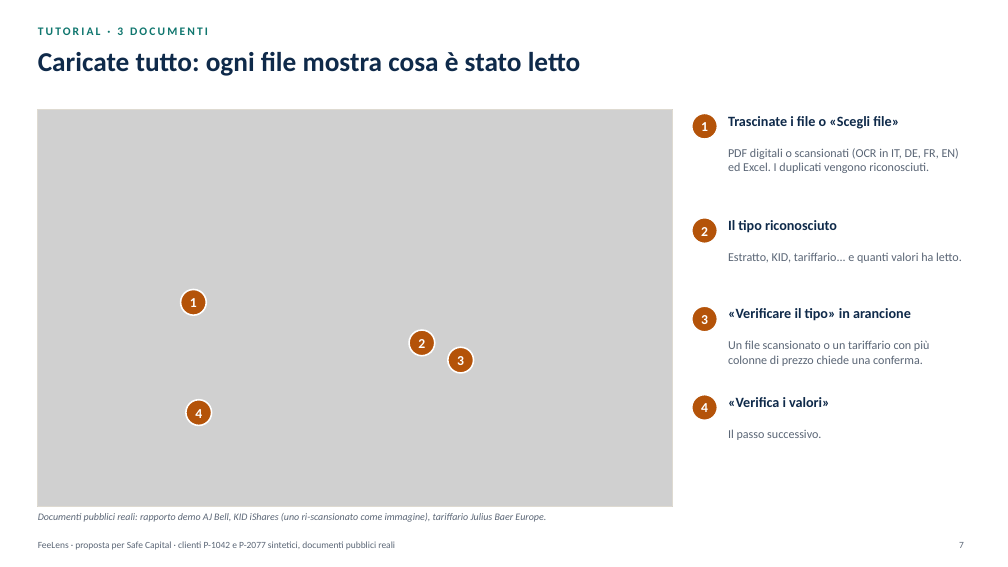
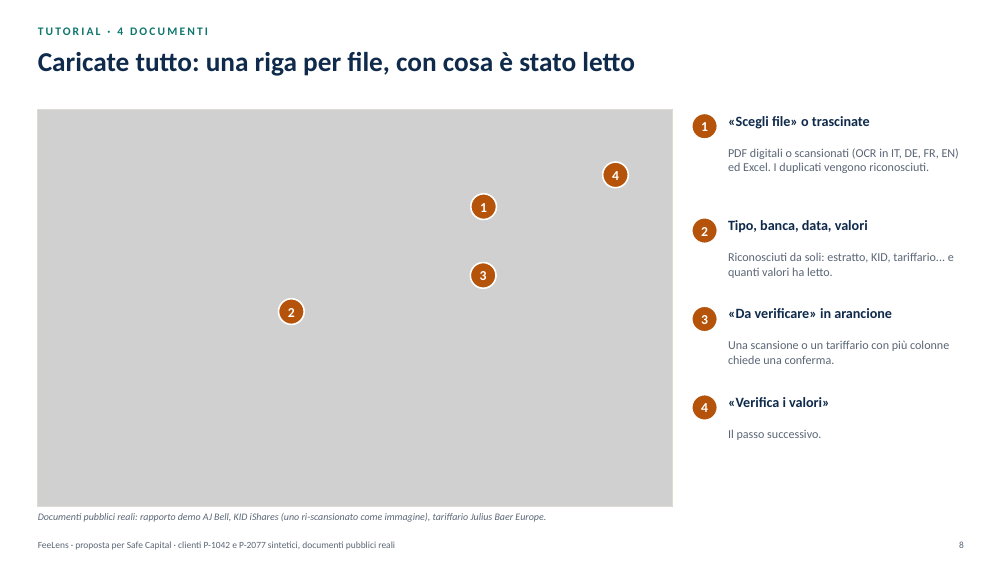
Before and after one commit to rossotti-alessandro/PortfolioCostEngine, a slide deck: slide 8 of slides/FeeLens_Proposta_IT.pptx (slide 7 before the commit). Drawn at 1008x567 pixels with LibreOffice and Linux fonts; fonts in the diff are those of the drawing; grey boxes stand for pictures. Boxes give left, top, right and bottom in pixels: in the first picture for what was removed or moved away, otherwise in the second. Text is boxed around its words. In the diff, an @@ line names an element or a change of style, - is before the commit and + after.

```diff
--- a/slides/FeeLens_Proposta_IT.pptx
+++ b/slides/FeeLens_Proposta_IT.pptx
@@ text at [38, 27, 208, 35]: text changed @@
-TUTORIAL · 3 DOCUMENTI
+TUTORIAL · 4 DOCUMENTI
@@ text at [38, 52, 635, 76]: text changed @@
-Caricate tutto: ogni file mostra cosa è stato letto
+Caricate tutto: una riga per file, con cosa è stato letto
@@ text at [728, 116, 870, 129]: text changed @@
-Trascinate i file o «Scegli file»
+«Scegli file» o trascinate
@@ text "4": place and size @@
-text "4" at [195, 409, 202, 418]
+text "4" at [612, 171, 619, 180]
@@ ellipse: place and size @@
-ellipse at [186, 400, 212, 426]
+ellipse at [603, 162, 628, 188]
@@ text "1": place and size @@
-text "1" at [190, 298, 197, 307]
+text "1" at [480, 203, 487, 212]
@@ ellipse: place and size @@
-ellipse at [181, 290, 206, 315]
+ellipse at [471, 194, 497, 219]
@@ text at [728, 220, 868, 233]: text changed @@
-Il tipo riconosciuto
+Tipo, banca, data, valori
@@ text "3": place and size @@
-text "3" at [457, 356, 464, 365]
+text "3" at [480, 271, 487, 280]
@@ ellipse: place and size @@
-ellipse at [448, 347, 473, 373]
+ellipse at [470, 262, 496, 288]
@@ text at [728, 252, 954, 278]: text changed @@
-Estratto, KID, tariffario... e quanti valori ha letto.
+Riconosciuti da soli: estratto, KID, tariffario... e quanti valori ha letto.
@@ text "2": place and size @@
-text "2" at [418, 339, 425, 348]
+text "2" at [288, 308, 295, 317]
@@ ellipse: place and size @@
-ellipse at [409, 330, 435, 356]
+ellipse at [278, 299, 304, 324]
@@ text at [728, 308, 892, 318]: text changed @@
-«Verificare il tipo» in arancione
+«Da verificare» in arancione
@@ text at [728, 340, 949, 364]: text changed @@
-Un file scansionato o un tariffario con più colonne di prezzo chiede una conferma.
+Una scansione o un tariffario con più colonne chiede una conferma.
```
Also in this commit, not shown: 24 other slides changed, 4 slides added, 1 slide removed, 36 other files.
